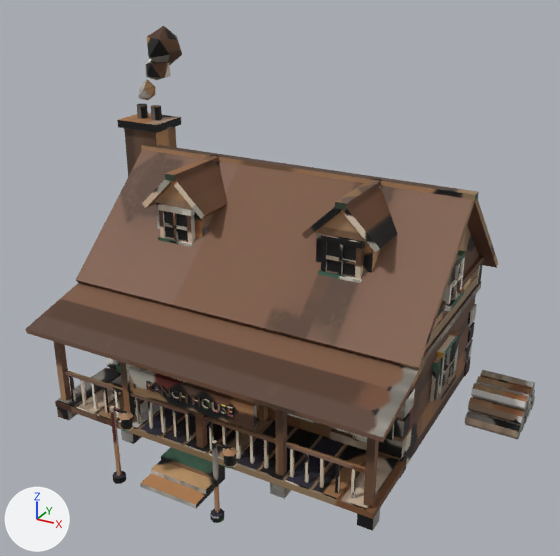
The FBX model assets/stations/home_house_2.fbx: old version first, new version second.
Both versions are drawn from a 50 mm camera at (29.2, -55.4, 37.6) aimed at (1.9, -5.7, 12.7). Arrows for +X, +Y and +Z are at lower left; the lights stay in place. The picture after the commit comes second.

The scene before the commit, as lines of its bpy script (objects in view):
```python
me_home_house_2_body = bpy.data.meshes.new('home_house_2_body')
me_home_house_2_body.from_pydata(...)  # 3464 vertices, 3576 faces; spans x -18.0..20.8, y -20.0..10.6, z 0.0..30.5
me_home_house_2_body.materials.append(mat_home_house_2_baked)  # picture img_home_house_2_png
me_home_house_2_body_glow = bpy.data.meshes.new('home_house_2_body_glow')
me_home_house_2_body_glow.from_pydata(...)  # 108 vertices, 80 faces; spans x -14.4..14.4, y -9.9..9.4, z 3.6..16.9
me_home_house_2_body_glow.materials.append(mat_home_house_2_baked)  # picture img_home_house_2_png
ob_home_house_2_body = bpy.data.objects.new('home_house_2_body', me_home_house_2_body)
ob_home_house_2_body.location = (0.0, 0.0, 0.0)
ob_home_house_2_body_glow = bpy.data.objects.new('home_house_2_body_glow', me_home_house_2_body_glow)
ob_home_house_2_body_glow.location = (0.0, 0.0, 0.0)
```
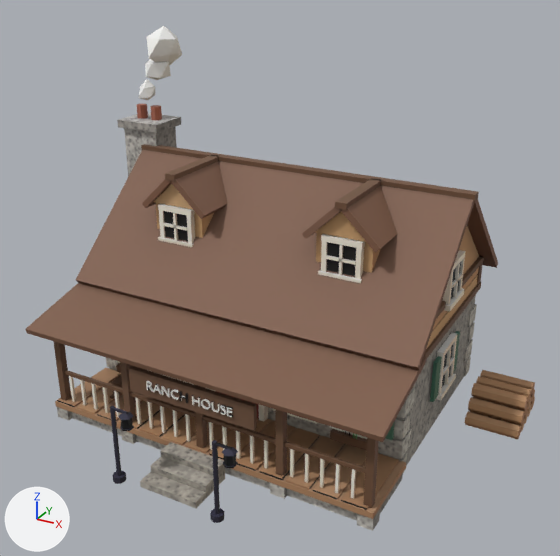
What differs and where, as boxes [x1, y1, x2, y2] in the pictures (560 x 556 px; the box of a moved part takes in the faces that stretch with it):
part 1 of me_home_house_2_body, added (mostly hidden)
    after: [71, 412, 357, 521]
part 2 of me_home_house_2_body, added (mostly hidden)
    after: [380, 473, 403, 513]
part 3 of me_home_house_2_body, moved or reshaped
    before: [140, 447, 225, 508]
    after: [140, 442, 225, 508]
part 4 of me_home_house_2_body, surface changed
    both: [26, 26, 535, 531]

The change, as a list of edits to the scene's bpy script:
```text
Change me_home_house_2_body:
    used by ob_home_house_2_body; location = (0.0, 0.0, 0.0)
    remove me_home_house_2_body.from_pydata(...)  # 3464 vertices, 3576 faces; spans x -18.0..20.8, y -20.0..10.6, z 0.0..30.5
    add me_home_house_2_body.from_pydata(...)  # 3488 vertices, 3594 faces; spans x -18.0..20.8, y -20.0..10.6, z 0.0..30.5
    me_home_house_2_body part 1: a new loose piece, a box spanning x -14.3..14.3, y -14.9..-14.4, z 0.0..1.1, in mat_home_house_2_baked (picture img_home_house_2_png)
    me_home_house_2_body part 2: a new loose piece, a box spanning x 13.8..14.3, y -14.6..-9.0, z 0.0..1.1, in mat_home_house_2_baked (picture img_home_house_2_png)
    me_home_house_2_body part 3
    4 vertices are removed from x -2.5..2.5, y -18.0..-15.4, z 0.7..1.1
    10 faces are deleted
    4 vertices in x -2.5..2.5, y -19.3..-18.0, z 0.4 move by (0.0, 0.0, 0.1)
    2 vertices move from x -2.5..2.5, y -16.7, z 0.7 to x -2.5..2.5, y -16.7, z 1.6
    4 vertices are added at (-2.5, -15.4, 1.6), (2.5, -15.4, 1.6), (-2.5, -18.0, 1.1), (2.5, -18.0, 1.1)
    10 new faces join them
    me_home_house_2_body part 4: 3565 kept faces spanning x -18.0..20.8, y -20.0..10.6, z 0.0..30.5 get new texture (UV) coordinates
    other edits to the shape of me_home_house_2_body do not show in these pictures
```
